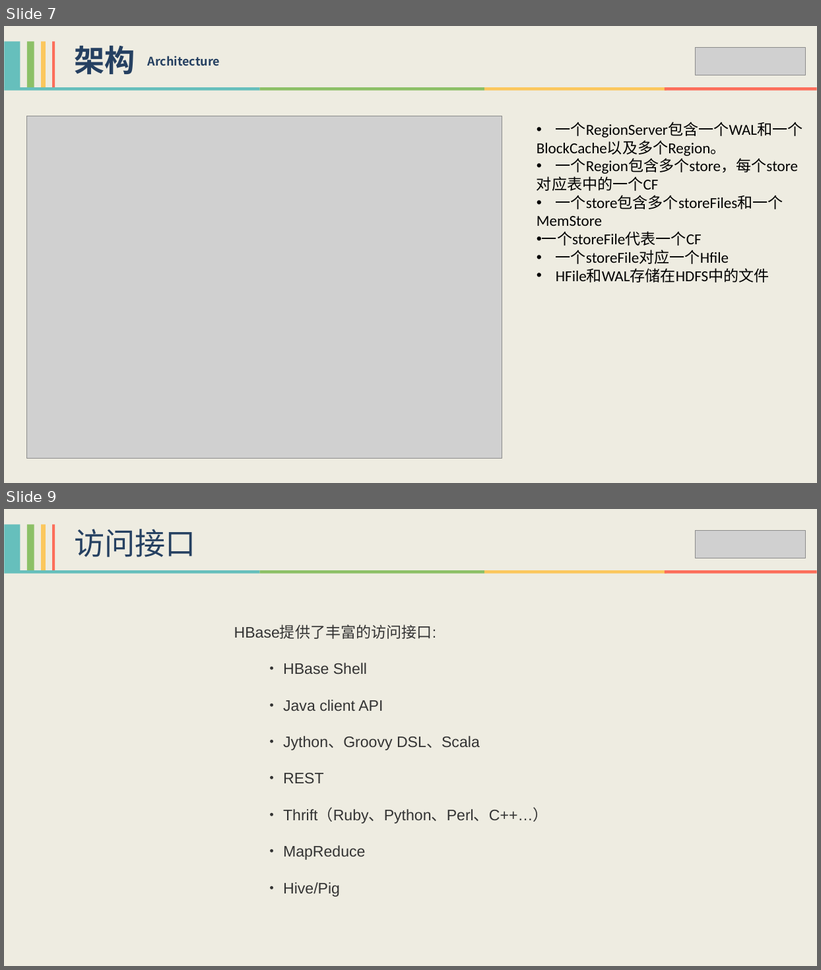
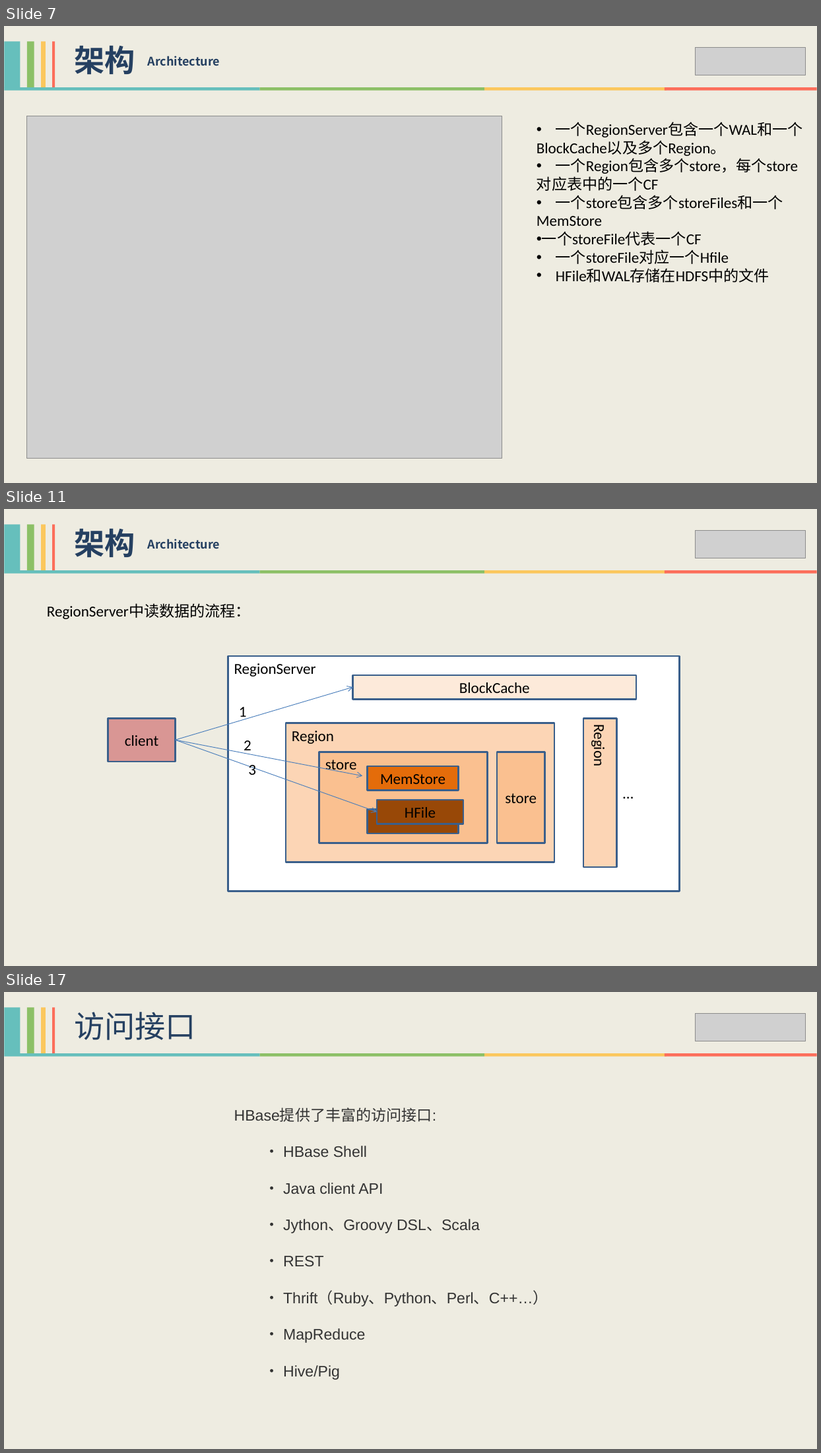
Before and after one commit to xiaoguoqiang/data, a slide deck: HBase技术分享-李强.pptx. Shown one above the other, each under a label of ours: slides 7 and 9 before the commit, slides 7, 11 and 17 after it; the slides between them are not shown. The pictures are 821x970 and 821x1453 pixels, drawn with LibreOffice and Linux fonts; fonts in the diff are those of the drawing; grey boxes stand for pictures. Boxes give left, top, right and bottom in pixels: in the first picture for what was removed or moved away, otherwise in the second. Text is boxed around its words. In the diff, an @@ line names an element or a change of style, - is before the commit and + after.

```diff
--- a/HBase技术分享-李强.pptx
+++ b/HBase技术分享-李强.pptx
@@ slide 11 added at <box>4,509,817,966</box>, background #EEECE1 @@
@@ group added at <box>4,524,55,570</box>: 4 rectangles @@
@@ text added at <box>74,528,135,558</box>, 36 pt, text #254061, bold @@
+架构
@@ text added at <box>148,539,220,549</box>, 14 pt, text #254061, bold @@
+Architecture
@@ picture added at <box>695,530,805,558</box> @@
@@ group added at <box>4,570,817,574</box>: 4 rectangles @@
@@ text added at <box>47,603,251,619</box>, 18 pt, text #000000 @@
+RegionServer中读数据的流程：
@@ rectangle added at <box>228,656,679,891</box>, fill #FFFFFF, outline #3A5F8C 2 pt, 18 pt, text #000000 @@
+RegionServer
@@ rectangle added at <box>352,675,636,699</box>, fill #FDEADA, outline #3A5F8C 2 pt, 18 pt, text #000000 @@
+BlockCache
@@ arrow added from (176, 740) to (352, 687), #4B7EBC 0.75 pt @@
@@ rectangle added at <box>108,719,176,762</box>, fill #D99694, outline #3A5F8C 2 pt, 18 pt, text #000000 @@
+client
@@ text added at <box>239,707,247,722</box>, 18 pt, text #000000 @@
+1
@@ rectangle added at <box>286,723,554,862</box>, fill #FCD5B5, outline #3A5F8C 2 pt, 18 pt, text #000000 @@
+Region
@@ rectangle added at <box>583,719,616,867</box>, fill #FCD5B5, outline #3A5F8C 2 pt, 18 pt, text #000000 @@
+Region
@@ arrow added from (176, 740) to (362, 776), #4B7EBC 0.75 pt @@
@@ arrow added from (176, 740) to (377, 812), #4B7EBC 0.75 pt @@
@@ text added at <box>244,741,252,755</box>, 18 pt, text #000000 @@
+2
@@ text added at <box>248,765,256,775</box>, 18 pt, text #000000 @@
+3
@@ rectangle added at <box>319,752,487,844</box>, fill #FAC090, outline #3A5F8C 2 pt, 18 pt, text #000000 @@
+store
@@ rectangle added at <box>497,752,545,844</box>, fill #FAC090, outline #3A5F8C 2 pt, 18 pt, text #000000 @@
+store
@@ rectangle added at <box>367,766,459,790</box>, fill #E46C0A, outline #3A5F8C 2 pt, 18 pt, text #000000 @@
+MemStore
@@ text added at <box>616,781,640,805</box>, 18 pt, text #000000 @@
+…
@@ rectangle added at <box>377,800,463,824</box>, fill #984807, outline #3A5F8C 2 pt, 18 pt, text #000000 @@
+HFile
@@ rectangle added at <box>367,809,459,833</box>, fill #984807, outline #3A5F8C 2 pt @@
@@ what was slide 9 is now slide 17 @@
```
Also in this commit, not shown: 2 slides changed, 7 other slides added.
